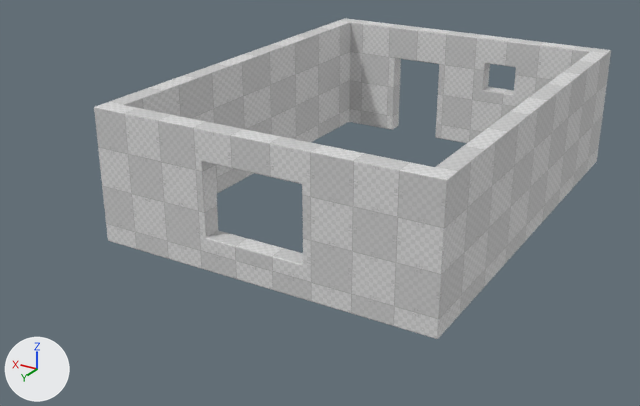
Renders of the OBJ model Unity/Assets/3D Models/House.obj from each side of a commit.
The view is the same before and after, from a 50 mm lens placed at (-10.4, 21.97, 9.64), pointed at (0.65, 3.55, 0.43). Arrows for +X, +Y and +Z are at lower left; the lights stay in place. Where no turn or scale is listed for an object, it has been applied to the vertices.
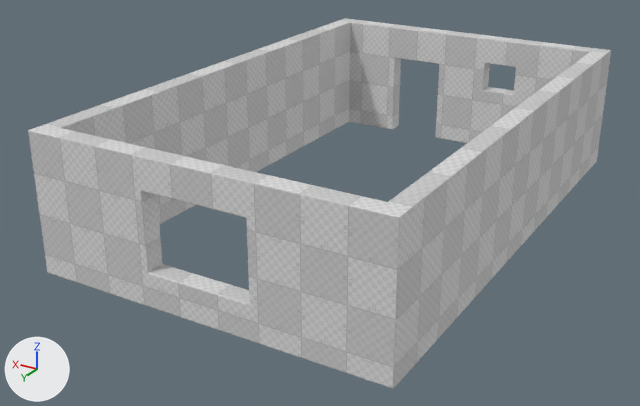
The newer file is also turned or shifted as a whole; pictures and numbers use the older file's frame.

What differs and where, as boxes (x1, y1, x2, y2) in the pictures (640 x 406 px; the box of a moved part takes in the faces that stretch with it):
'Cube.019', reshaped (13% wider, 16% taller): before (94, 18, 611, 339); after (28, 18, 611, 389)
part 1 of me_cube_019, moved or reshaped: before (94, 35, 590, 339); after (28, 35, 590, 389)

Patch to the scene script:
```diff
--- a/Unity/Assets/3D Models/House.obj.py
+++ b/Unity/Assets/3D Models/House.obj.py
@@ me_cube_019 @@
 me_cube_019.from_pydata(...)  # 708 vertices, 732 faces; spans x -4.5..4.5, y -4.49..7.49, z 0.0..3.49
 # used by ob_cube_019; location = (0.0, 0.0, 0.0)
+# me_cube_019 part 1: all 296 vertices in x -4.5..4.5, y 6.97..7.49, z 0.0..3.49 are moved by (0.0, 2.0, 0.0)
 me_cube_019.materials.append(mat_checker)
```
